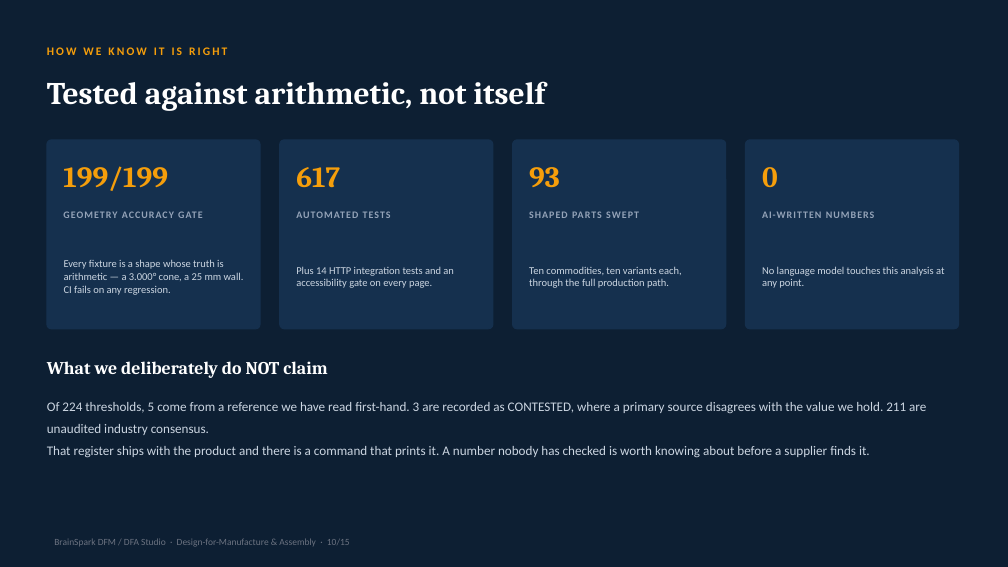
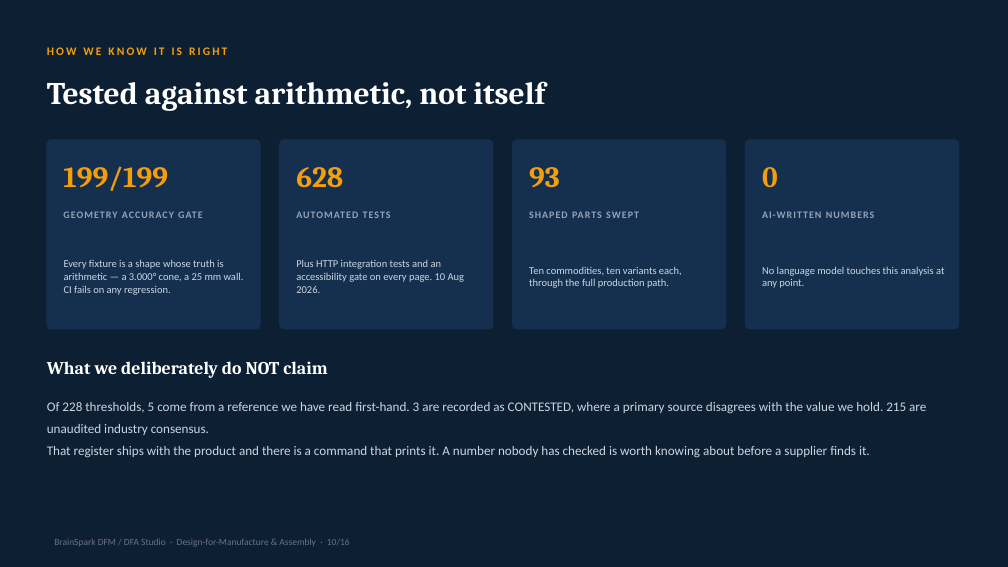
Before and after one commit to bhosaleavinash546/leamington-marathi, a slide deck: slide 11 of BrainSpark_DFM_DFA_Studio_Director.pptx. Drawn at 1008x567 pixels with LibreOffice and Linux fonts; fonts in the diff are those of the drawing. Boxes give left, top, right and bottom in pixels: in the first picture for what was removed or moved away, otherwise in the second. Text is boxed around its words. In the diff, an @@ line names an element or a change of style, - is before the commit and + after.

```diff
--- a/BrainSpark_DFM_DFA_Studio_Director.pptx
+++ b/BrainSpark_DFM_DFA_Studio_Director.pptx
@@ text at box(296, 167, 343, 187): text changed @@
-617
+628
@@ text at box(296, 260, 464, 293): text changed @@
-Plus 14 HTTP integration tests and an accessibility gate on every page.
+Plus HTTP integration tests and an accessibility gate on every page. 10 Aug 2026.
@@ text at box(47, 402, 926, 435): text changed @@
-Of 224 thresholds, 5 come from a reference we have read first-hand. 3 are recorded as CONTESTED, where a primary source disagrees with the value we hold. 211 are unaudited industry consensus.
+Of 228 thresholds, 5 come from a reference we have read first-hand. 3 are recorded as CONTESTED, where a primary source disagrees with the value we hold. 215 are unaudited industry consensus.
```
Also in this commit, not shown: 12 other slides changed, 1 slide added, 1 other file.
